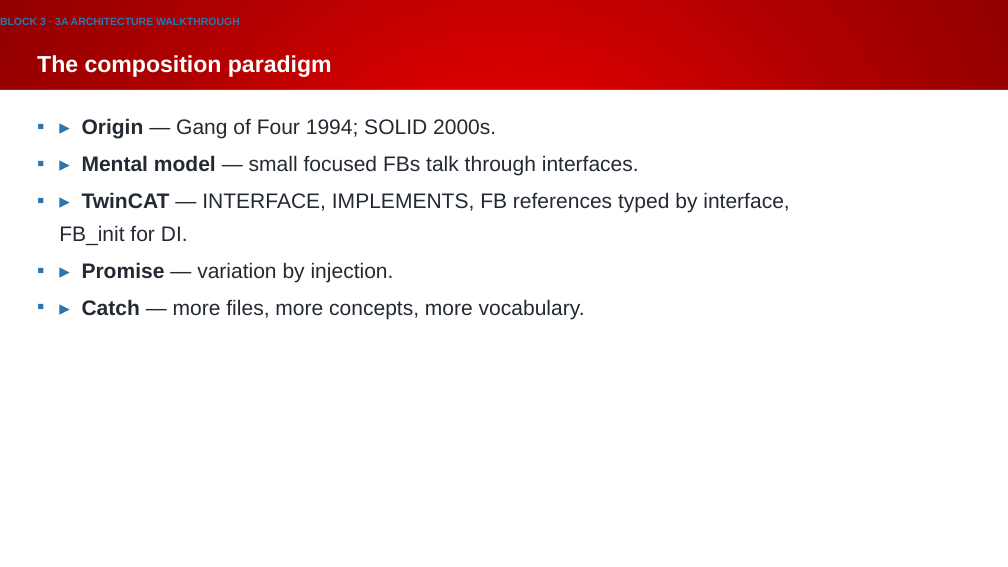
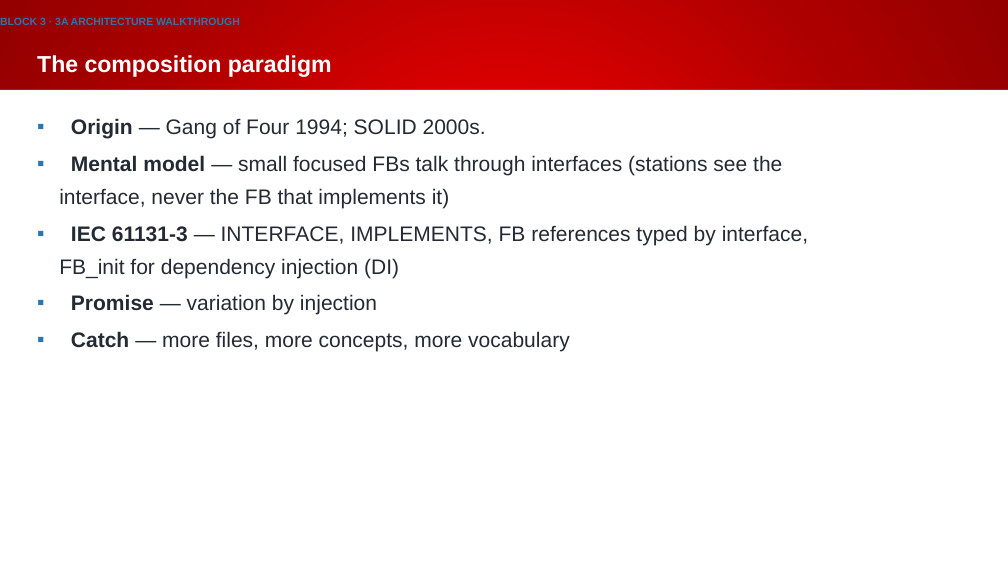
Before and after one commit to Beckhoff-USA-Community/Procedural_To_SOLID, a slide deck: slide 54 of presentation/NEM2026_workshop.pptx. Drawn at 1008x567 pixels with LibreOffice and Linux fonts; fonts in the diff are those of the drawing; background and template pictures are left out. Boxes give left, top, right and bottom in pixels: in the first picture for what was removed or moved away, otherwise in the second. Text is boxed around its words. In the diff, an @@ line names an element or a change of style, - is before the commit and + after.

Commit message:
Up to composition - stages

```diff
--- a/presentation/NEM2026_workshop.pptx
+++ b/presentation/NEM2026_workshop.pptx
@@ text at bbox=[59, 118, 808, 352]: text changed @@
-▪ ▸ Origin — Gang of Four 1994; SOLID 2000s.
-▪ ▸ Mental model — small focused FBs talk through interfaces.
-▪ ▸ TwinCAT — INTERFACE, IMPLEMENTS, FB references typed by interface, FB_init for DI.
-▪ ▸ Promise — variation by injection.
-▪ ▸ Catch — more files, more concepts, more vocabulary.
+▪ Origin — Gang of Four 1994; SOLID 2000s.
+▪ Mental model — small focused FBs talk through interfaces (stations see the interface, never the FB that implements it)
+▪ IEC 61131-3 — INTERFACE, IMPLEMENTS, FB references typed by interface, FB_init for dependency injection (DI)
+▪ Promise — variation by injection
+▪ Catch — more files, more concepts, more vocabulary
```
Also in this commit, not shown: 14 other slides changed, 3 slides added.
